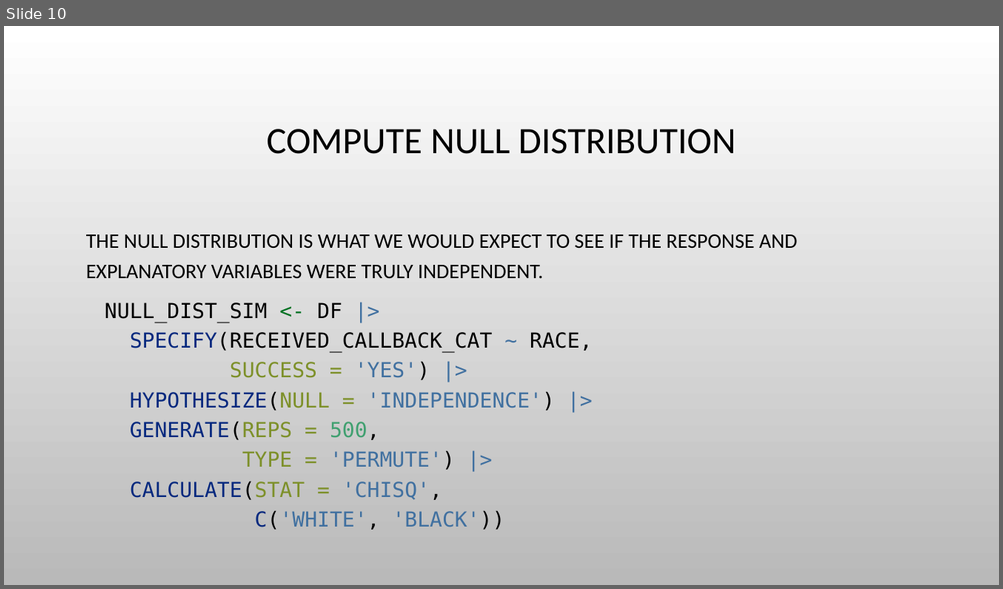
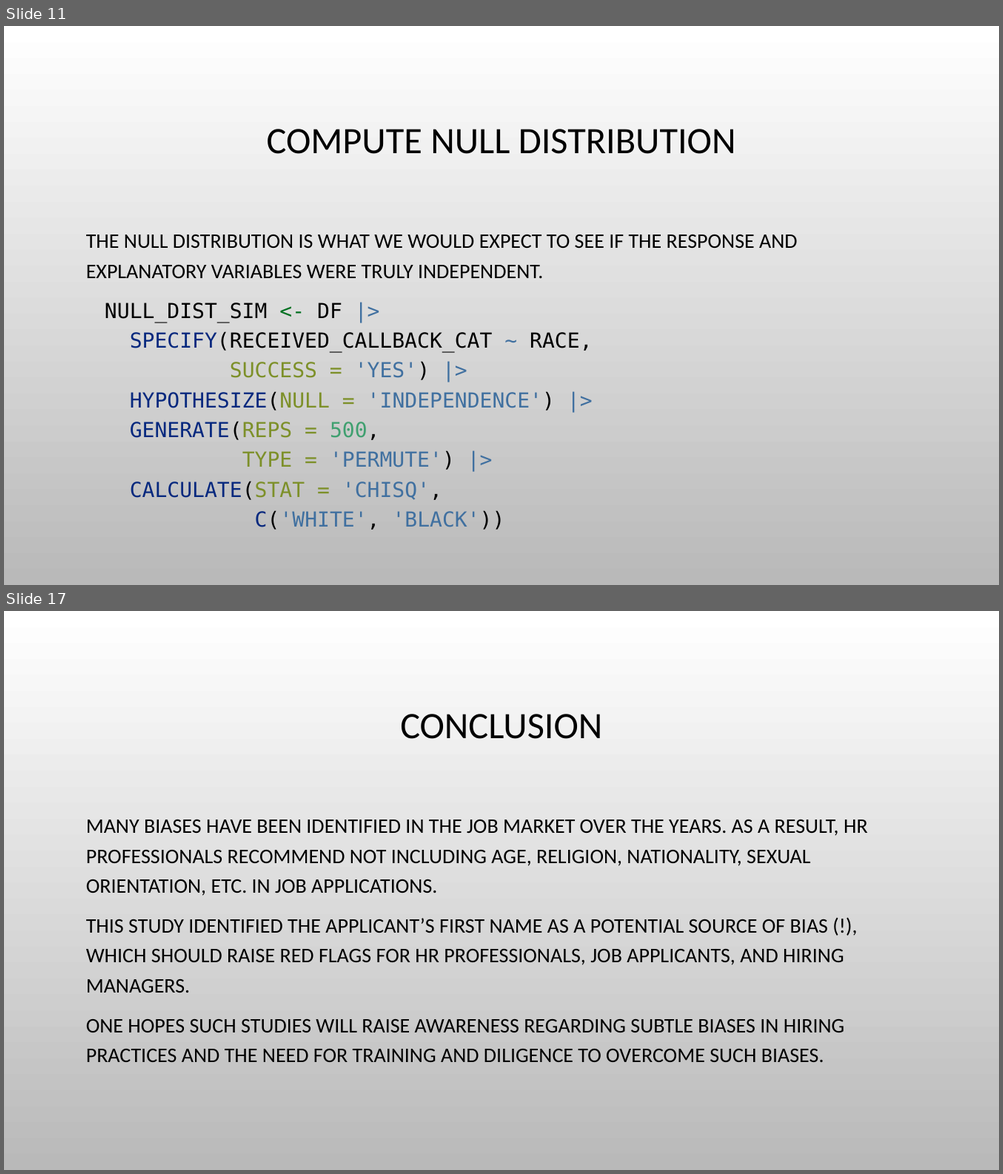
Before and after one commit to himalayahall/CUNY-DATA606, a slide deck: Project/Hakim-Project.pptx. Shown one above the other, each under a label of ours: slide 10 before the commit, slides 11 and 17 after it; the slides between them are not shown. The pictures are 1003x589 and 1003x1174 pixels, drawn with LibreOffice and Linux fonts; fonts in the diff are those of the drawing; background and template pictures are left out. Boxes give left, top, right and bottom in pixels: in the first picture for what was removed or moved away, otherwise in the second. Text is boxed around its words. In the diff, an @@ line names an element or a change of style, - is before the commit and + after.

```diff
--- a/Project/Hakim-Project.pptx
+++ b/Project/Hakim-Project.pptx
@@ slide 17 added at (4,611,999,1170), background picture (left out) @@
@@ title added at (400,714,602,739), 36 pt, text #000000 @@
+CONCLUSION
@@ text added at (86,820,868,1062), 20 pt, text #000000 @@
+MANY BIASES HAVE BEEN IDENTIFIED IN THE JOB MARKET OVER THE YEARS. AS A RESULT, HR PROFESSIONALS RECOMMEND NOT INCLUDING AGE, RELIGION, NATIONALITY, SEXUAL ORIENTATION, ETC. IN JOB APPLICATIONS.
+THIS STUDY IDENTIFIED THE APPLICANT’S FIRST NAME AS A POTENTIAL SOURCE OF BIAS (!), WHICH SHOULD RAISE RED FLAGS FOR HR PROFESSIONALS, JOB APPLICANTS, AND HIRING MANAGERS.
+ONE HOPES SUCH STUDIES WILL RAISE AWARENESS REGARDING SUBTLE BIASES IN HIRING PRACTICES AND THE NEED FOR TRAINING AND DILIGENCE TO OVERCOME SUCH BIASES.
@@ what was slide 10 is now slide 11 @@
```
Also in this commit, not shown: 7 slides changed, 5 other slides added, 3 slides removed, 1 other file.
